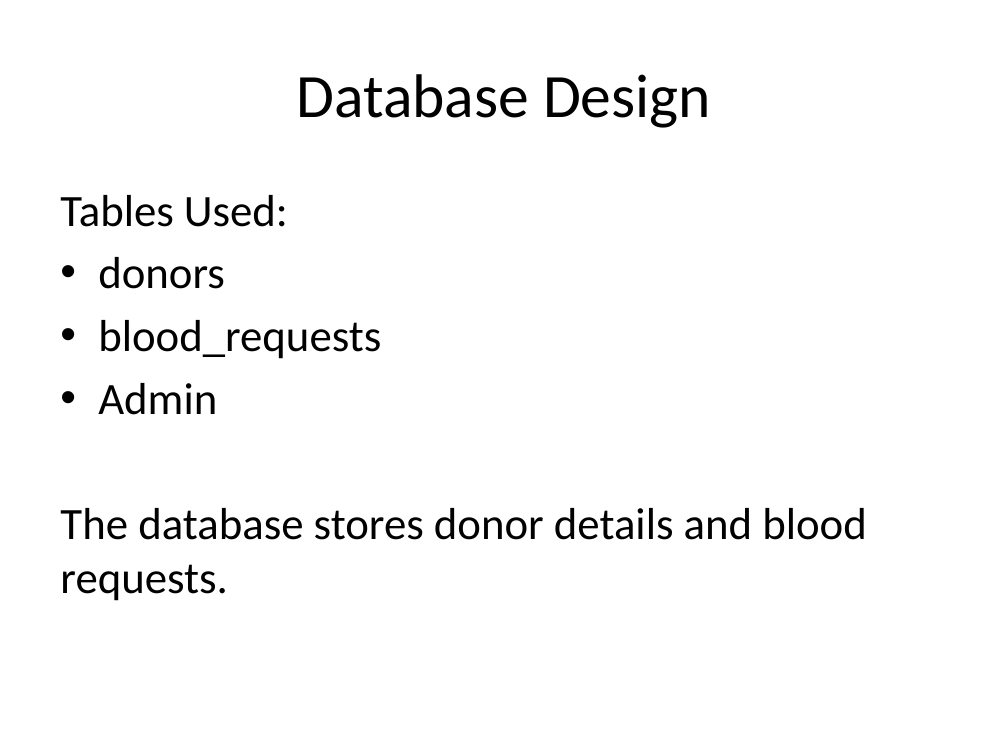
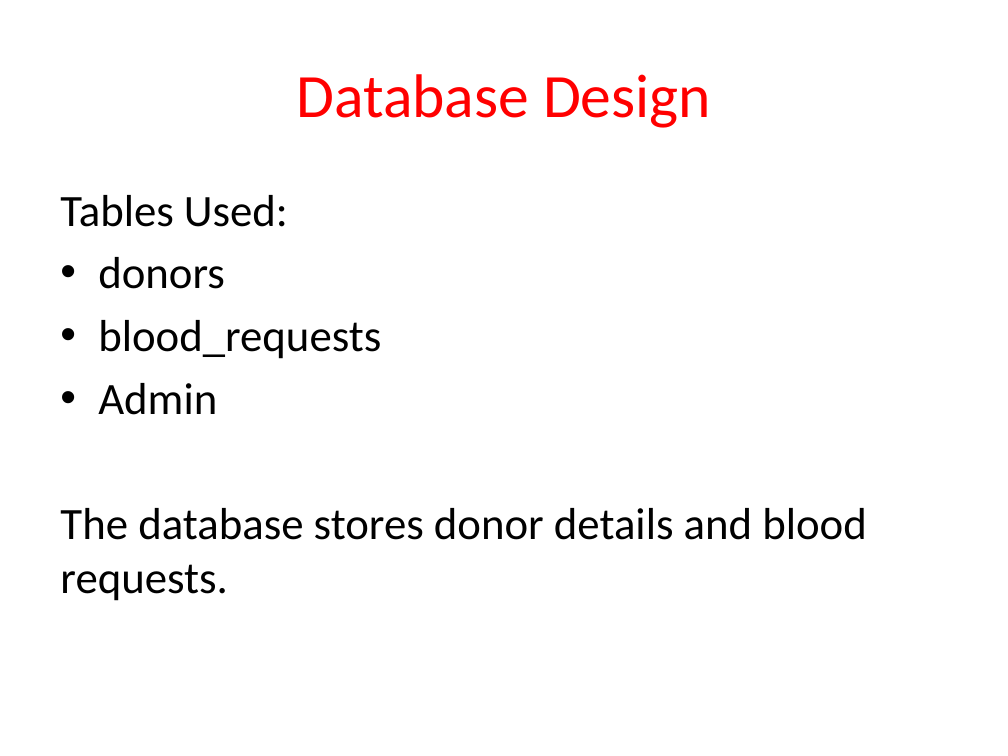
Before and after one commit to Rupa1277/BloodDonation_and_Donor_management_system, a slide deck: slide 10 of Other_Docs/blood_bank_mini_project_presentation.pptx (slide 8 before the commit). Drawn at 1008x756 pixels with LibreOffice and Linux fonts; fonts in the diff are those of the drawing. Boxes give left, top, right and bottom in pixels: in the first picture for what was removed or moved away, otherwise in the second. Text is boxed around its words. In the diff, an @@ line names an element or a change of style, - is before the commit and + after.

```diff
--- a/Other_Docs/blood_bank_mini_project_presentation.pptx
+++ b/Other_Docs/blood_bank_mini_project_presentation.pptx
@@ title "Database Design" at bbox=[296, 74, 711, 128]: text colour #000000 to #FF0000 @@
```
Also in this commit, not shown: 7 other slides changed, 11 slides added, 3 slides removed, 1 other file.
